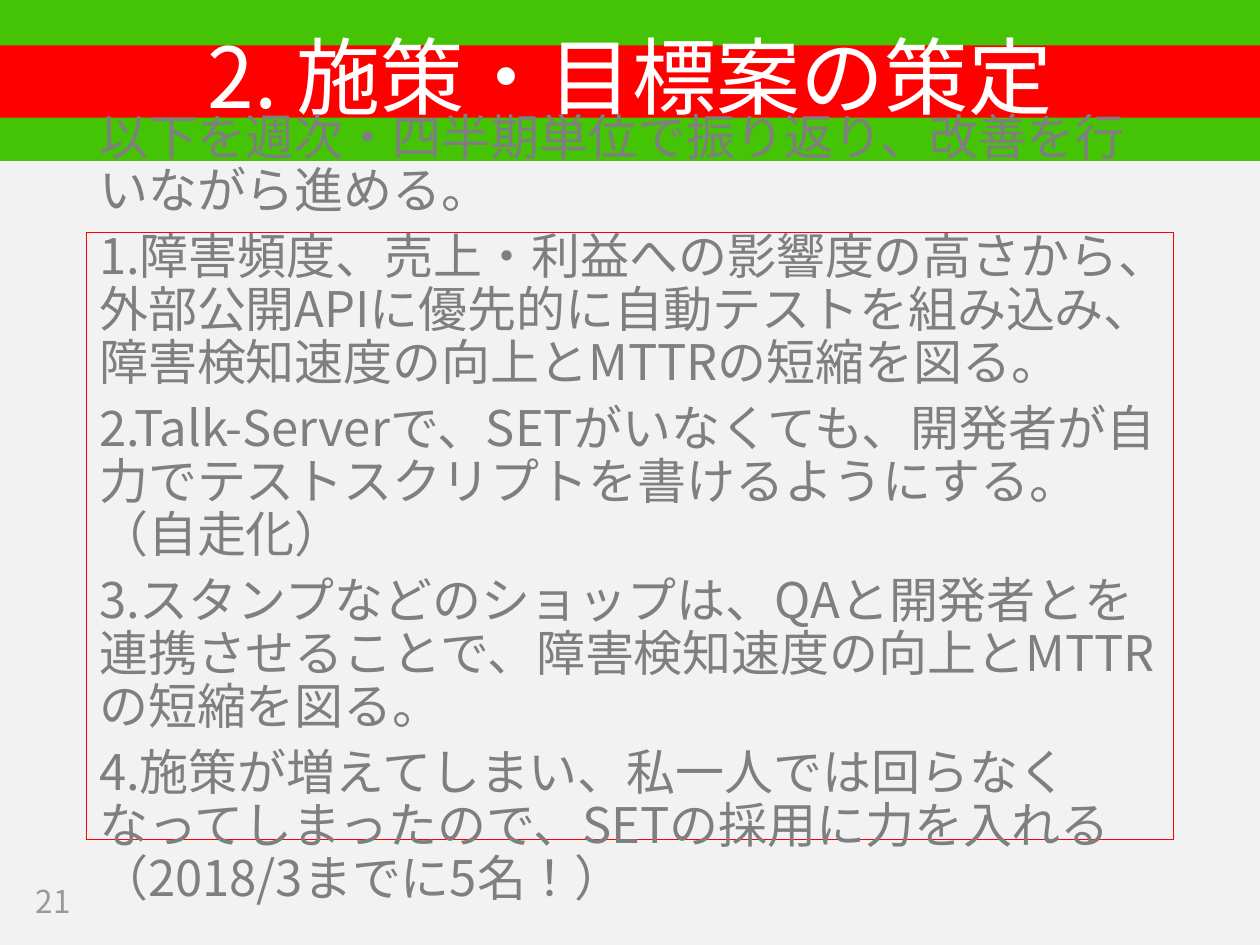
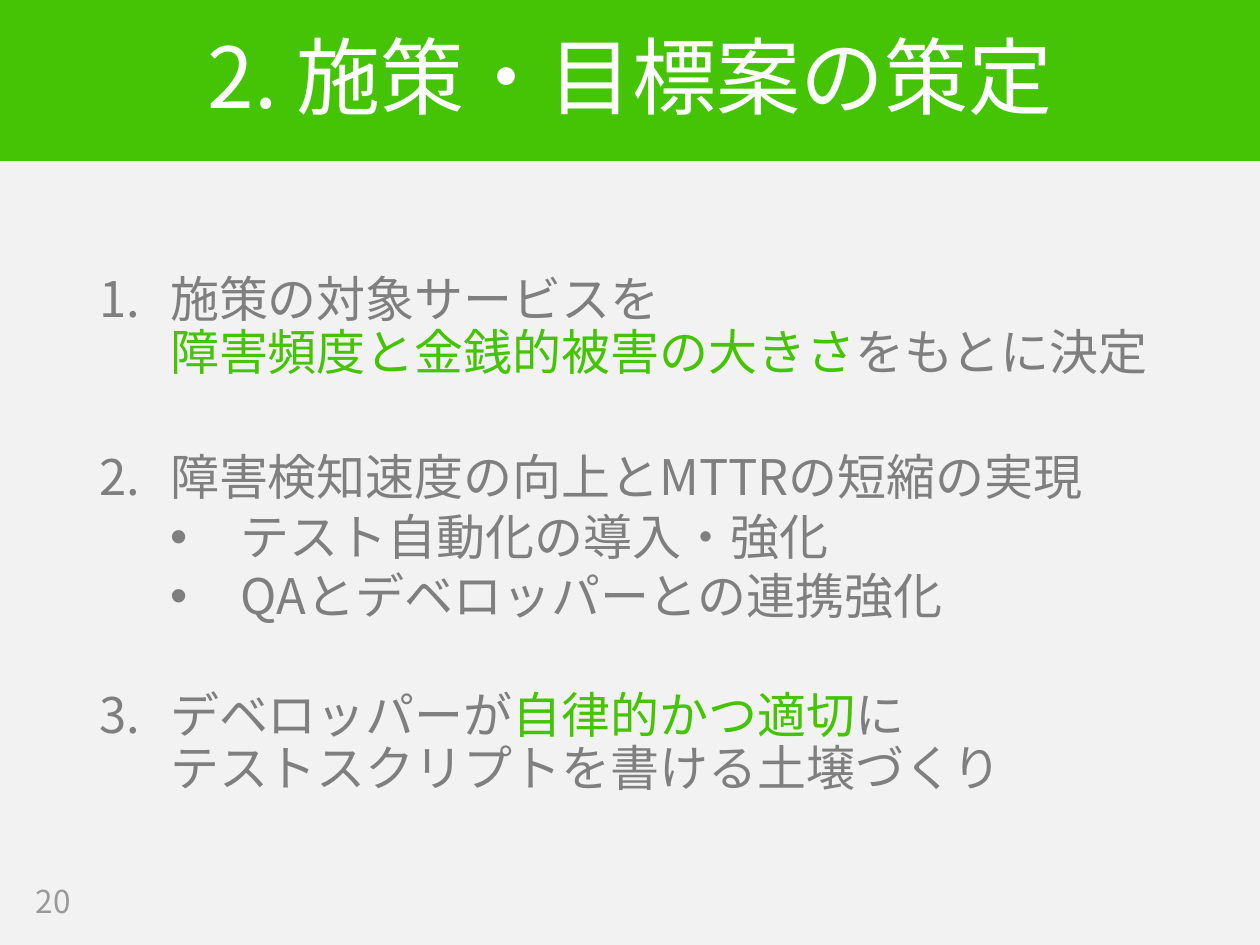
Before and after one commit to hageyahhoo/RSGT2018, a slide deck: slide 20 of SET_PO_ja.pptx (slide 21 before the commit). Drawn at 1260x945 pixels with LibreOffice and Linux fonts; fonts in the diff are those of the drawing. Boxes give left, top, right and bottom in pixels: in the first picture for what was removed or moved away, otherwise in the second. Text is boxed around its words. In the diff, an @@ line names an element or a change of style, - is before the commit and + after.

```diff
--- a/SET_PO_ja.pptx
+++ b/SET_PO_ja.pptx
@@ title "2. 施策・目標案の策定" moved from (x1=0, y1=45, x2=1260, y2=117) to (x1=208, y1=37, x2=1052, y2=115) @@
@@ title "2. 施策・目標案の策定" at (x1=208, y1=37, x2=1052, y2=115): fill #FF0000 to none @@
@@ text "施策の対象サービスを 障害頻度と金銭的被害の大きさをもとに決定" moved from (x1=87, y1=233, x2=1173, y2=840) to (x1=170, y1=276, x2=1148, y2=790) @@
@@ text "施策の対象サービスを 障害頻度と金銭的被害の大きさをもとに決定" at (x1=170, y1=276, x2=1148, y2=790): outline #FF0000 0.75 pt to none @@
@@ text at (x1=170, y1=276, x2=1148, y2=790): text changed @@
-以下を週次・四半期単位で振り返り、改善を行いながら進める。
-1.障害頻度、売上・利益への影響度の高さから、外部公開APIに優先的に自動テストを組み込み、障害検知速度の向上とMTTRの短縮を図る。
-2.Talk-Serverで、SETがいなくても、開発者が自力でテストスクリプトを書けるようにする。（自走化）
-3.スタンプなどのショップは、QAと開発者とを連携させることで、障害検知速度の向上とMTTRの短縮を図る。
-4.施策が増えてしまい、私一人では回らなくなってしまったので、SETの採用に力を入れる（2018/3までに5名！）
+1. 施策の対象サービスを
+   障害頻度と金銭的被害の大きさをもとに決定
+2. 障害検知速度の向上とMTTRの短縮の実現
+  • テスト自動化の導入・強化
+  • QAとデベロッパーとの連携強化
+3. デベロッパーが自律的かつ適切に
+   テストスクリプトを書ける土壌づくり
@@ page number at (x1=36, y1=889, x2=71, y2=913): text changed @@
-21
+20
```
Also in this commit, not shown: 10 other slides changed, 6 slides added, 3 slides removed.
